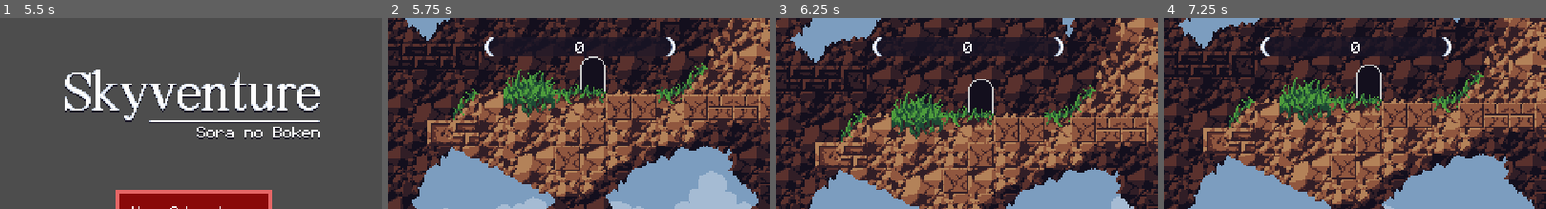
Above: before the commit, frames 1-4 (left to right).
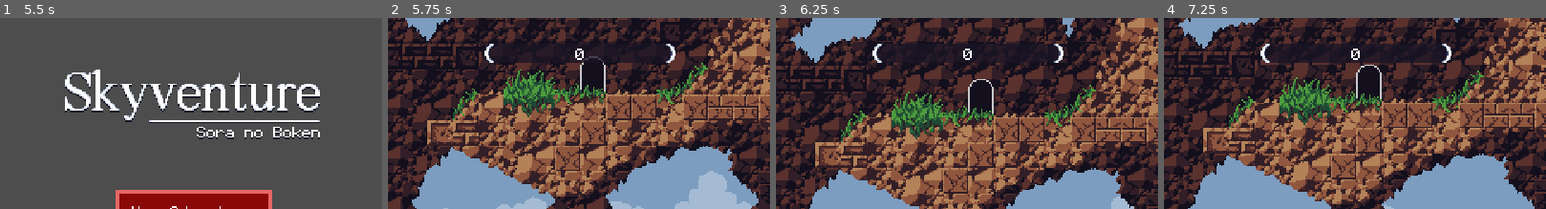
Above: after the commit, the same moments.

Repository: yashparab17/skyventure-revamped
Game: Godot game, scene res://scenes/screens/presents.tscn
Same seed, same stepped clock (60 frames per second), same inputs: the game is played once before the commit and once after it. Sound files missing from this copy of the repository are replaced by a short silence.
Inputs:
- Up to frame 1 (5.5 s): hold S (aim_down) 0.53-1.28 s; hold D (move_right) 0.53-2.03 s; tap Space (jump) at 0.77, 1.52, 2.75, 3.02, 3.77, 4.25, 4.52 s; tap W (aim_up) at 0.8, 1.35, 2.3, 2.85 s; tap S (aim_down) at 1.55, 3.05, 4.55 s; tap Enter at 2, 3.5 s; hold A (move_left) 2.03-2.78 s; hold S (aim_down) 2.03-2.78 s; hold D (move_right) 2.78-4.28 s; hold W (aim_up) 3.53-4.28 s; tap Q (next_weapon) at 3.6 s; hold A (move_left) 4.28-5 s; tap E (previous_weapon) at 4.35 s; click "New Adventure" at 5 s
- Up to frame 2 (5.75 s): no input
- Up to frame 3 (6.25 s): hold D (move_right) from 5.78 s (still down); hold W (aim_up) from 5.78 s (still down); tap Ctrl (shoot) at 5.85 s
- Up to frame 4 (7.25 s): release D (move_right) at 6.53 s; release W (aim_up) at 6.53 s; hold A (move_left) from 6.53 s (still down); tap S (aim_down) at 6.6 s; tap Space (jump) at 6.77 s
The pictures show only the part of the screen within x 25-75%, y 0-50%; the shares and areas given below are measured in that part.

Frame 1 is identical in both runs. In frame 2, 1.4% of the frame differs, in the area x 25-76%, y 10-24%; in frame 3, 1.5%; in frame 4, 1.6%.

Commit message:
Minor update.

Diff:
--- a/scenes/characters/player/player_camera.gd
+++ /dev/null
@@ -1,12 +0,0 @@
-extends Camera2D
-
-@export var player: CharacterBody2D
-@export var area: Node2D
-
-func _process(delta: float) -> void:
-	if player != null:
-		global_position = player.global_position
-		if Input.is_action_pressed("aim_up"):
-			global_position = global_position + Vector2(0, -64)
-		if Input.is_action_pressed("aim_down"):
-			global_position = global_position + Vector2(0, 64)
--- a/scenes/ui/hud/hud.tscn
+++ b/scenes/ui/hud/hud.tscn
@@ -25,11 +25,14 @@
 
 [node name="HealthDisplay" type="Control" parent="."]
 layout_mode = 3
-anchors_preset = 0
-offset_left = 16.0
-offset_top = 32.0
-offset_right = 120.0
-offset_bottom = 40.0
+anchor_left = 0.033
+anchor_top = 0.133
+anchor_right = 0.033
+anchor_bottom = 0.133
+offset_left = 0.16
+offset_top = 0.0799999
+offset_right = 72.16
+offset_bottom = 8.08
 script = ExtResource("2_todbw")
 bar_active = ExtResource("4_4m4yb")
 bar_inactive = ExtResource("4_m7evv")
@@ -111,8 +114,9 @@
 anchor_left = 0.5
 anchor_right = 0.5
 offset_left = -60.0
+offset_top = 16.0
 offset_right = 60.0
-offset_bottom = 12.0
+offset_bottom = 28.0
 grow_horizontal = 2
 script = ExtResource("12_o6s6k")
 
@@ -122,9 +126,8 @@
 anchor_left = 0.5
 anchor_right = 0.5
 offset_left = -60.0
-offset_top = 12.0
 offset_right = 60.0
-offset_bottom = 24.0
+offset_bottom = 12.0
 grow_horizontal = 2
 texture = ExtResource("6_4m4yb")
 
@@ -134,9 +137,9 @@
 anchor_left = 0.5
 anchor_right = 0.5
 offset_left = -20.0
-offset_top = 11.0
+offset_top = -1.0
 offset_right = 20.0
-offset_bottom = 24.0
+offset_bottom = 12.0
 grow_horizontal = 2
 horizontal_alignment = 1
 vertical_alignment = 1
Not shown, removed: scenes/characters/player/player_camera.gd.uid
